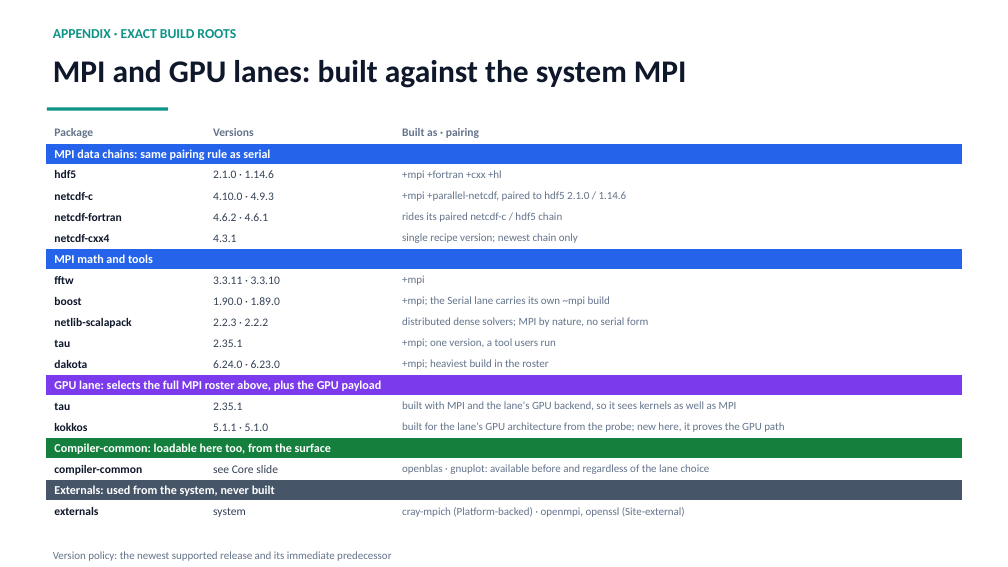
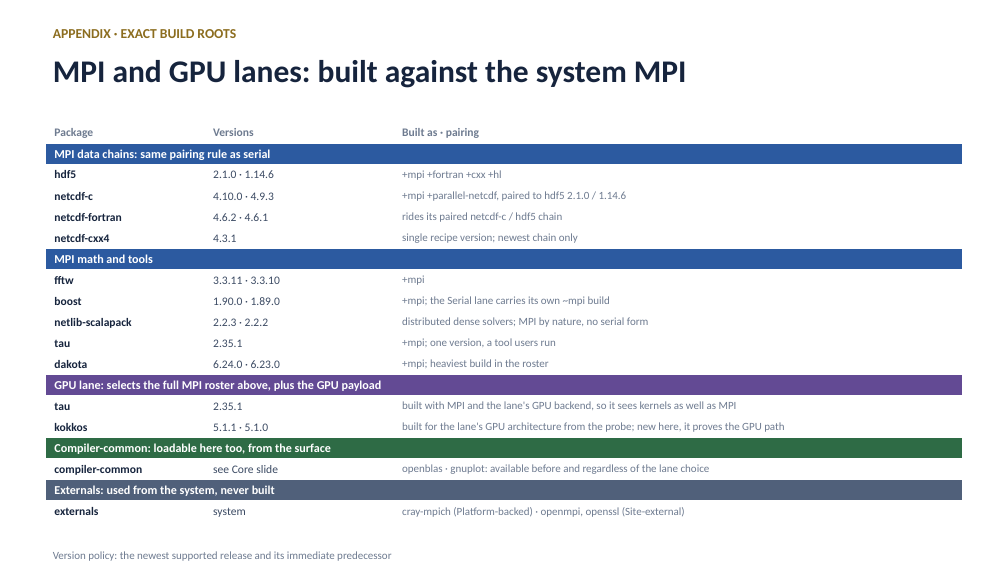
Before and after one commit to ray12514/stack-planning, a slide deck: slide 14 of presentations/cse_lanes_model.pptx. Drawn at 1008x567 pixels with LibreOffice and Linux fonts; fonts in the diff are those of the drawing. Boxes give left, top, right and bottom in pixels: in the first picture for what was removed or moved away, otherwise in the second. Text is boxed around its words. In the diff, an @@ line names an element or a change of style, - is before the commit and + after.

Commit message:
Deck: navy and gold palette, and drop the machine-design tells
The old palette was the Tailwind default color set verbatim, which is a
soft fingerprint of generated design, and the deck carried two stronger
ones: an accent rule under every title and coloured edge stripes on the
cards. The palette is now a hand-tuned navy and gold family in the HPCMP
direction, the title rule is gone, and the stripes are replaced by
colouring the card's own heading, which keeps the lane colour coding
without the stripe.

```diff
--- a/presentations/cse_lanes_model.pptx
+++ b/presentations/cse_lanes_model.pptx
@@ text "APPENDIX · EXACT BUILD ROOTS" at <box>53,29,236,38</box>: text colour #0D9488 to #8C6D1F @@
@@ text "MPI and GPU lanes: built ..." at <box>53,60,687,88</box>: text colour #0F172A to #16243D @@
@@ rectangle removed at <box>47,107,168,110</box> @@
@@ table at <box>45,123,963,522</box> @@
@@ fill #2563EB to #2C5AA0 in 2 cells @@
@@ fill #7C3AED to #634A94 in row 13, column 1 @@
@@ fill #15803D to #2E6B45 in row 16, column 1 @@
@@ fill #475569 to #50607A in row 18, column 1 @@
@@ text colour #64748B to #6E7B90 in "Package", "Versions", "Built as · pairing", "+mpi +fortran +cxx +hl" and 12 more places @@
@@ text colour #0F172A to #16243D in "hdf5", "netcdf-c", "netcdf-fortran", "netcdf-cxx4" and 9 more places @@
@@ text colour #334155 to #3B4A63 in "2.1.0 · 1.14.6", "4.10.0 · 4.9.3", "4.6.2 · 4.6.1", "4.3.1" and 9 more places @@
```
Also in this commit, not shown: 13 other slides changed, 1 other file.
